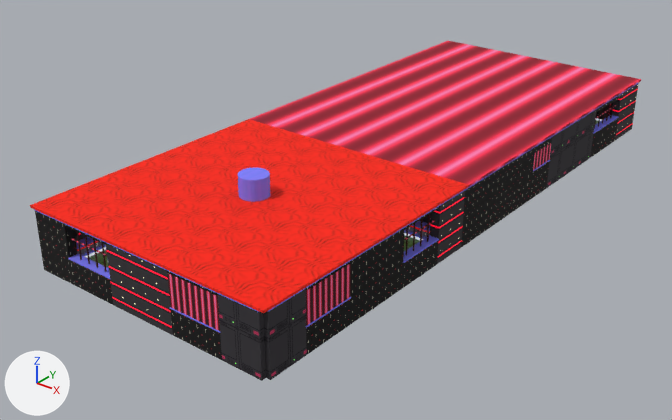
The glTF model levels/slime_arena/mobile/level_mobile.glb as it was, and as the next commit left it.
Before and after are seen from a 50 mm camera at (231.0, -238.0, 181.0) aimed at (-10.0, 64.0, -6.0). Arrows for +X, +Y and +Z are at lower left; the lights stay in place. The picture after the commit comes second. Where no turn or scale is listed for an object, it has been applied to the vertices.

Objects in the first picture: 'Ceiling__ceiling', 'Ceiling__ceiling_b', 'Ceiling__structure_b', 'HazardFluid', 'M_frame_0_0', 'M_frame_0_1', 'M_structure_b_0_0', 'M_structure_b_0_1', 'M_wall_0_0', 'M_wall_0_1', 'M_wall_slimed_0_0', 'M_wall_slimed_0_1', 'M_wall_works_0_0', 'M_wall_works_0_1' and 4 more.
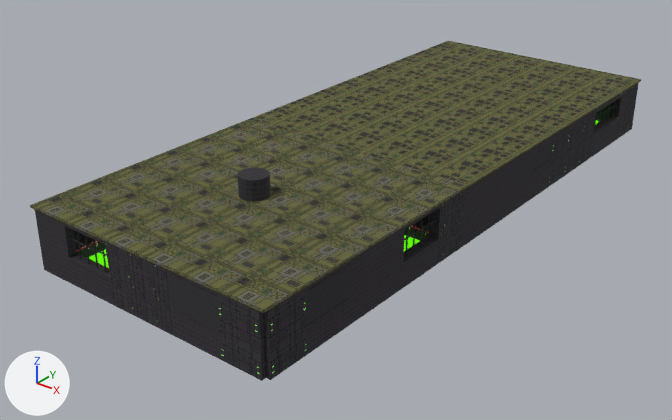
Boxes [x1, y1, x2, y2] around the edits, measured in the pictures (672 x 420 px):
'Ceiling__ceiling', surface changed (red to yellow)
    both: [30, 119, 469, 313]
'Ceiling__ceiling_b', surface changed (red to yellow)
    both: [250, 41, 641, 187]
'M_wall_slimed_0_1', surface changed
    both: [75, 191, 465, 335]
'M_frame_0_1', surface changed
    both: [70, 214, 436, 331]
'M_structure_b_0_1', surface changed
    both: [34, 190, 465, 333]
'Ceiling__structure_b', surface changed (darker)
    both: [238, 168, 270, 202]
'M_wall_slimed_0_0', surface changed (darker)
    both: [612, 83, 639, 139]
'M_frame_0_0', surface changed
    both: [533, 103, 617, 170]
'M_structure_b_0_0', surface changed
    both: [465, 83, 638, 190]
'HazardFluid', surface changed
    both: [89, 235, 420, 268]

Edits to the bpy script that builds the scene:
```text
Add img_image_58:
    img_image_58 = load_image('Image_58', '_unpacked/Image_58', 512, 512, 'sRGB')
Add img_image_57:
    img_image_57 = load_image('Image_57', '_unpacked/Image_57', 512, 512, 'sRGB')
Change mat_ceiling:
    mat_ceiling.texture: img_image_2 -> img_image_14
Change mat_ceiling_b:
    mat_ceiling_b.texture: img_image_3 -> img_image_15
Change mat_frame:
    mat_frame.texture: img_image_4 -> img_image_16
Change mat_structure_b:
    mat_structure_b.texture: img_image_19 -> img_image_7
Change mat_hazard:
    where n3 = _N.new('ShaderNodeTexImage'); n3.name = 'Image Texture'
    n3.image: img_image_23 -> img_image_30
    where n4 = _N.new('ShaderNodeTexImage'); n4.name = 'Image Texture.001'
    n4.image: img_image_23 -> img_image_30
    where n6 = _N.new('ShaderNodeTexImage'); n6.name = 'Image Texture.002'
    n6.image: img_image_25 -> img_image_32
    where n8 = _N.new('ShaderNodeTexImage'); n8.name = 'Image Texture.003'
    n8.image: img_image_24 -> img_image_31
Change mat_wall_slimed:
    where n3 = _N.new('ShaderNodeTexImage'); n3.name = 'Image Texture'
    n3.image: img_image_53 -> img_image_58
    where n4 = _N.new('ShaderNodeTexImage'); n4.name = 'Image Texture.001'
    n4.image: img_image_52 -> img_image_57
```
